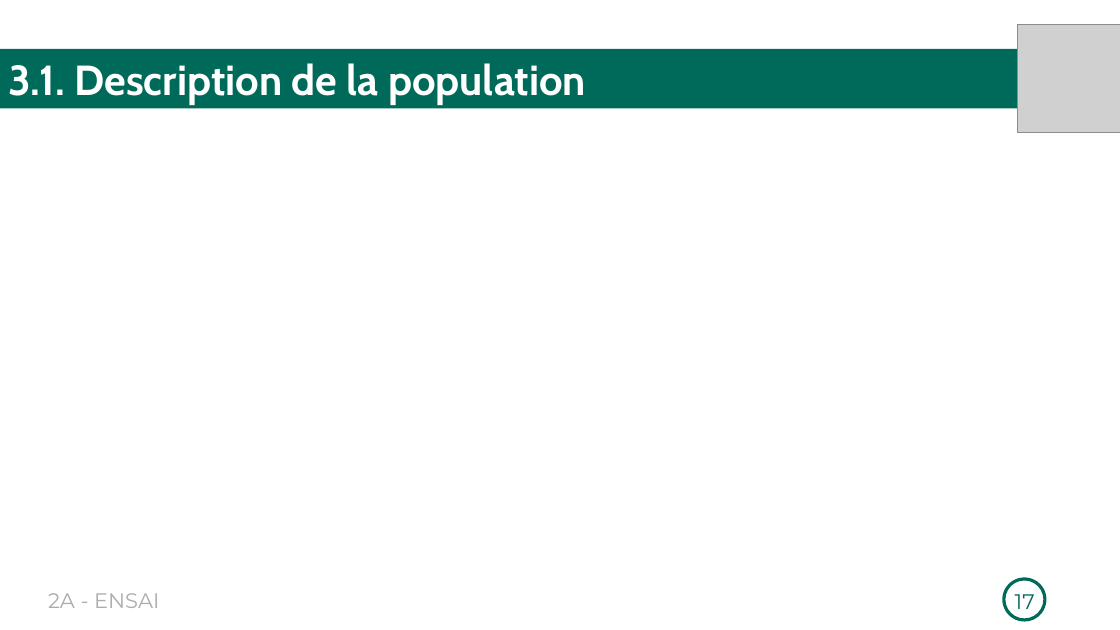
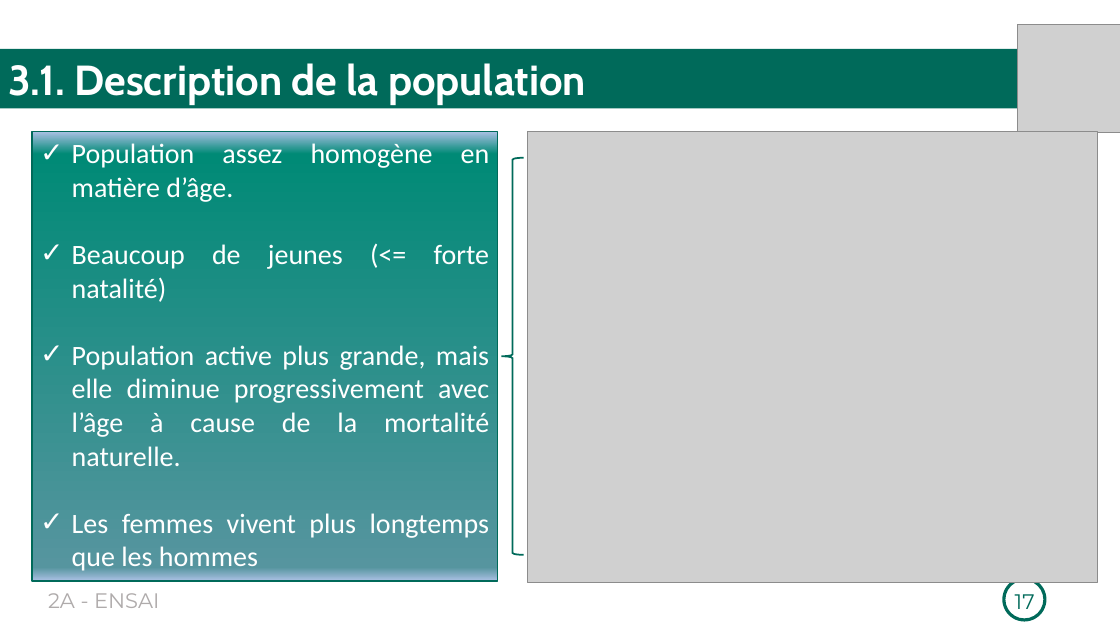
Before and after one commit to Richard-GOZAN/Projet-Stat-2A-Ensai, a slide deck: slide 17 of Présentation/Soutenance_Groupe25.pptx. Drawn at 1120x630 pixels with LibreOffice and Linux fonts; fonts in the diff are those of the drawing; grey boxes stand for pictures. Boxes give left, top, right and bottom in pixels: in the first picture for what was removed or moved away, otherwise in the second. Text is boxed around its words. In the diff, an @@ line names an element or a change of style, - is before the commit and + after.

```diff
--- a/Présentation/Soutenance_Groupe25.pptx
+++ b/Présentation/Soutenance_Groupe25.pptx
@@ rectangle added at (x1=32, y1=132, x2=497, y2=581), fill gradient #ABC0E4 to #008A76 to #56959F to #C7D5ED, outline #006A5A 1.5 pt, 24 pt, text #FFFFFF @@
+✓ Population assez homogène en matière d’âge.
+✓ Beaucoup de jeunes (<= forte natalité)
+✓ Population active plus grande, mais elle diminue progressivement avec l’âge à cause de la mortalité naturelle.
+✓ Les femmes vivent plus longtemps que les hommes
@@ picture added at (x1=528, y1=132, x2=1097, y2=583) @@
@@ left brace added at (x1=502, y1=158, x2=524, y2=555), outline #006A5A 1.5 pt @@
```
Also in this commit, not shown: 4 other slides changed, 1 slide added, 1 slide removed, 1 other file.
